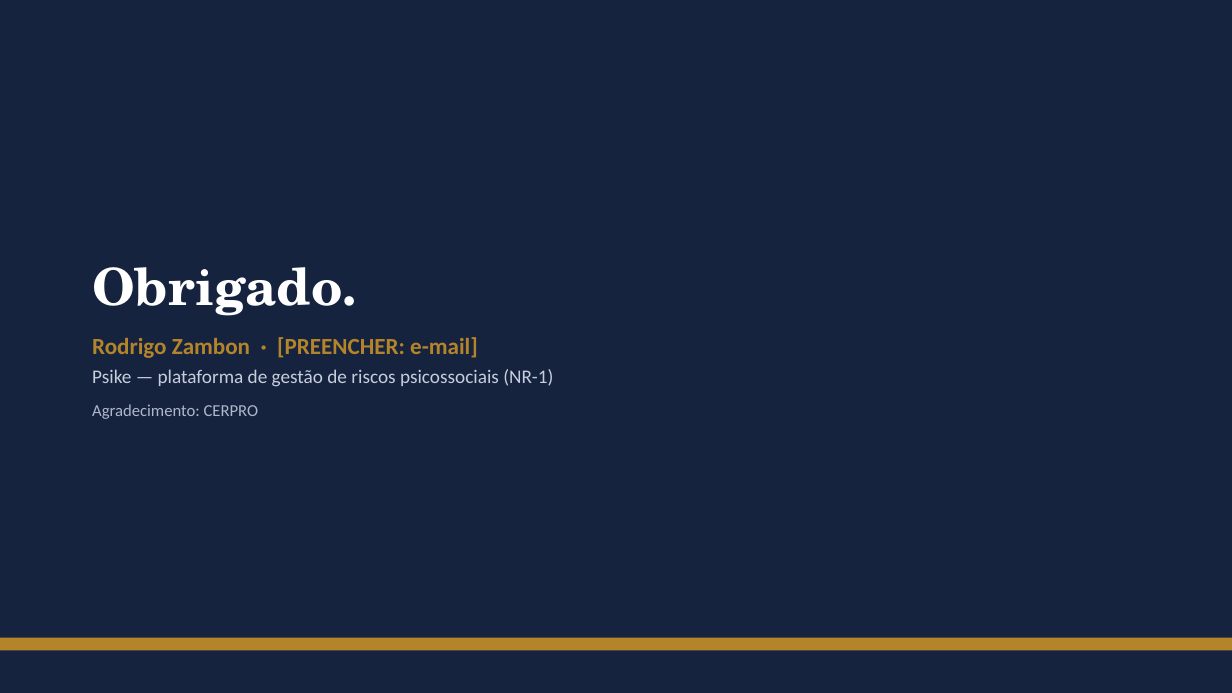
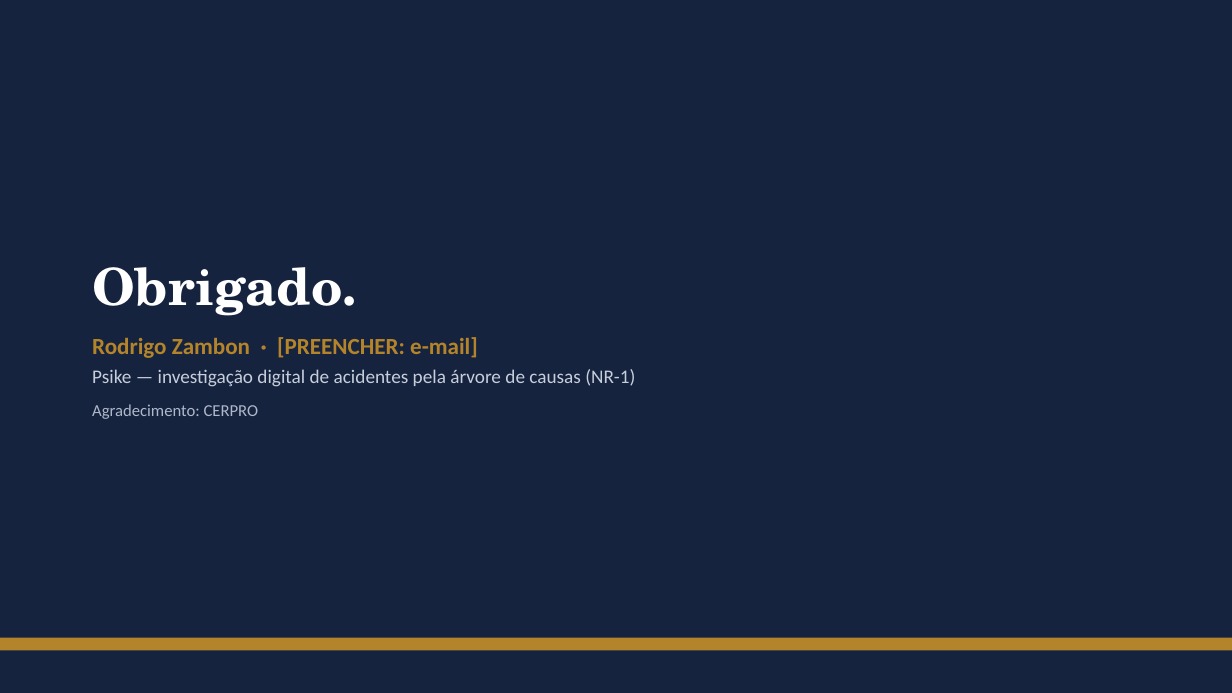
Before and after one commit to rodrigozambon20-del/TCCENGENHARIASEGURAN-A, a slide deck: slide 13 of docs/tcc/apresentacao/Apresentacao_Banca_Psike.pptx. Drawn at 1232x693 pixels with LibreOffice and Linux fonts; fonts in the diff are those of the drawing. Boxes give left, top, right and bottom in pixels: in the first picture for what was removed or moved away, otherwise in the second. Text is boxed around its words. In the diff, an @@ line names an element or a change of style, - is before the commit and + after.

```diff
--- a/docs/tcc/apresentacao/Apresentacao_Banca_Psike.pptx
+++ b/docs/tcc/apresentacao/Apresentacao_Banca_Psike.pptx
@@ text at [92,369,635,387]: text changed @@
-Psike — plataforma de gestão de riscos psicossociais (NR-1)
+Psike — investigação digital de acidentes pela árvore de causas (NR-1)
```
Also in this commit, not shown: 11 other slides changed, 1 slide added, 1 slide removed, 5 other files.
